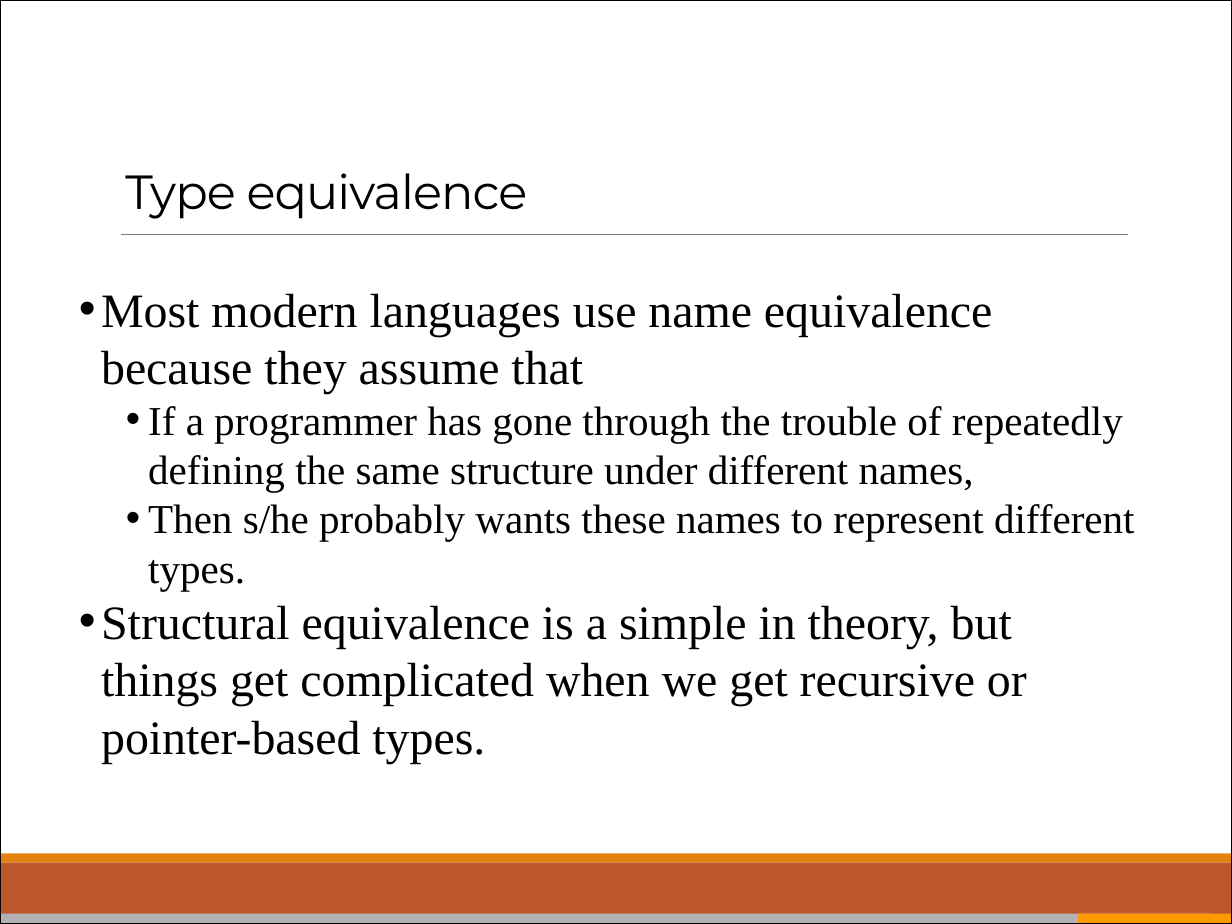
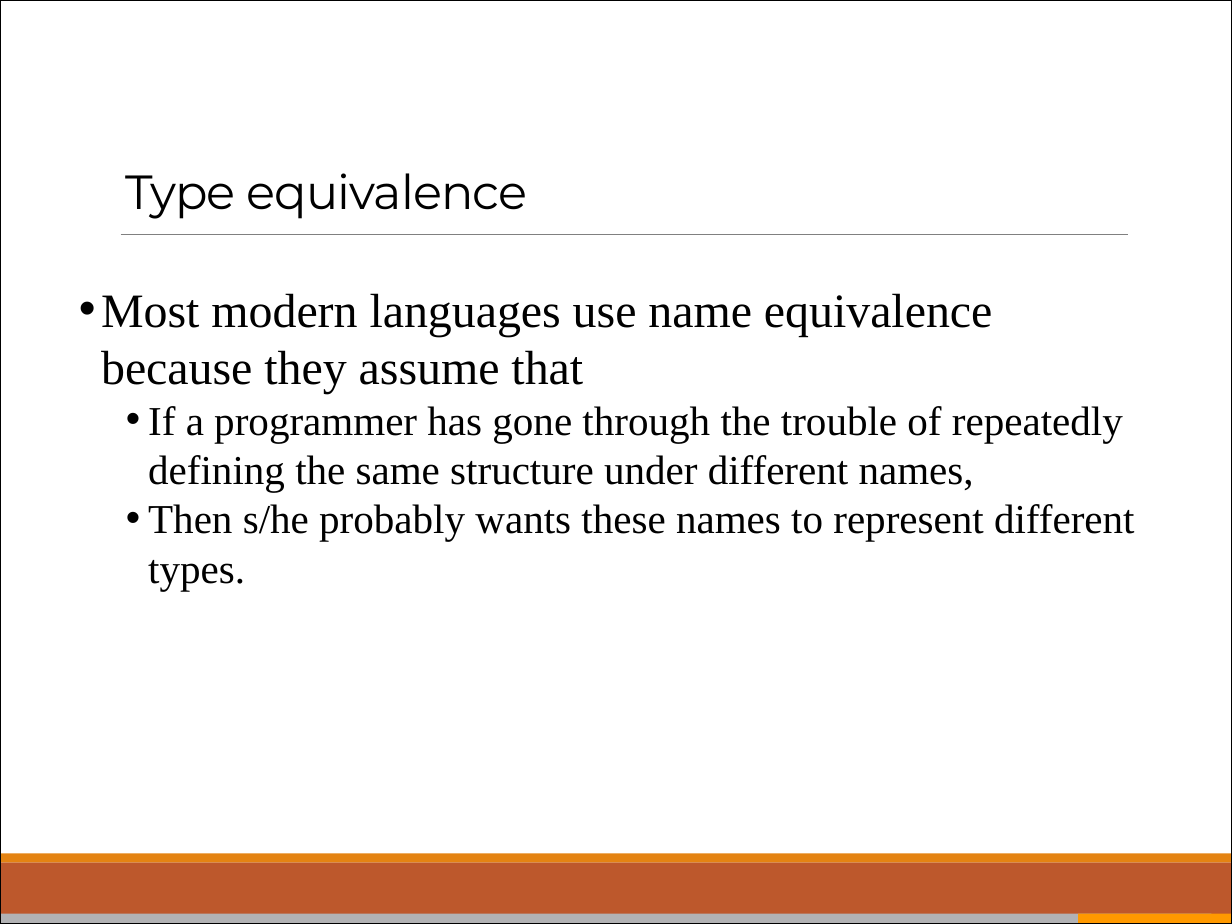
Before and after one commit to ppawar/ppawar.github.io, a slide deck: slide 21 of CSE216-S19/slides/PPT/CSE216_Lec4.pptx (slide 22 before the commit). Drawn at 1232x924 pixels with LibreOffice and Linux fonts; fonts in the diff are those of the drawing. Boxes give left, top, right and bottom in pixels: in the first picture for what was removed or moved away, otherwise in the second. Text is boxed around its words. In the diff, an @@ line names an element or a change of style, - is before the commit and + after.

```diff
--- a/CSE216-S19/slides/PPT/CSE216_Lec4.pptx
+++ b/CSE216-S19/slides/PPT/CSE216_Lec4.pptx
@@ text at bbox=[101, 605, 1027, 764]: paragraph removed @@
-• Structural equivalence is a simple in theory, but things get complicated when we get recursive or pointer-based types.
```
Also in this commit, not shown: 1 other slide changed, 16 slides added, 1 slide removed, 15 other files.
